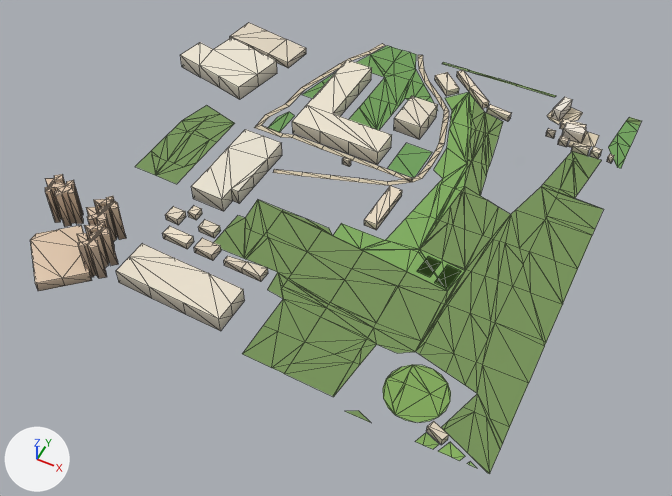
A saved change to the glTF model public/assets/bengaluru-region-v1/tiles/t29_-3-l1.glb.
Both versions are drawn from a camera (50 mm lens) standing at (15054.0, -1894.0, 702.0) and looking at (14761.0, -1308.0, -30.0). The lights are fixed; the arrows at lower left show +X, +Y and +Z. The picture after the commit comes second. Mesh edges are drawn as thin lines. Vertices at exactly the same position are counted once.

Script lines for the objects in view, before the commit:
```python
me_building = bpy.data.meshes.new('building')
me_building.from_pydata(...)  # 508 vertices, 697 faces; spans x -28.0..489.0, y -11.0..488.0, z 0.0..45.0
me_building.materials.append(mat_building)
me_ground = bpy.data.meshes.new('ground')
me_ground.from_pydata(...)  # 498 vertices, 624 faces; spans x 23.0..500.0, y 0.0..501.0, z 1.0
me_ground.materials.append(mat_ground)
ob_building = bpy.data.objects.new('building', me_building)
ob_building.location = (14500.0, -1500.0, 0.0)
ob_ground = bpy.data.objects.new('ground', me_ground)
ob_ground.location = (14500.0, -1500.0, 0.0)
```
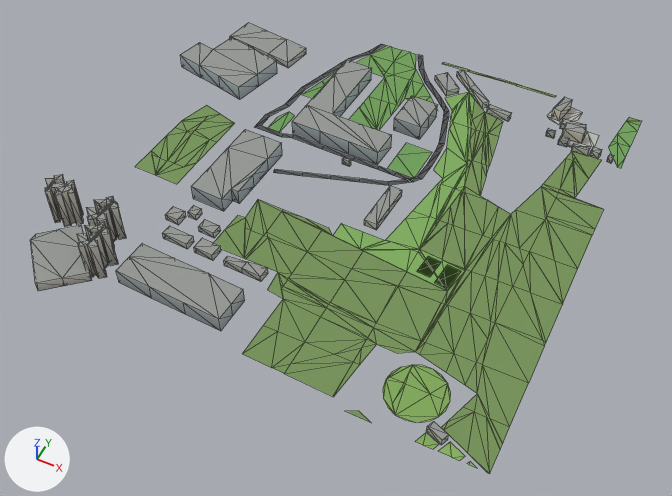
Pixel boxes [x1, y1, x2, y2] of what changed, in the pictures (672 x 496 px; the box of a moved part takes in the faces that stretch with it):
part 1 of me_building, recoloured: [30, 23, 614, 443] in both
part 2 of me_ground, moved or reshaped: before [254, 46, 449, 185]; after [255, 45, 449, 185]
part 3 of me_ground, recoloured: [377, 44, 599, 181] in both

Patch to the scene script:
```diff
--- a/public/assets/bengaluru-region-v1/tiles/t29_-3-l1.glb.py
+++ b/public/assets/bengaluru-region-v1/tiles/t29_-3-l1.glb.py
@@ me_building @@
 # used by ob_building; location = (14500.0, -1500.0, 0.0)
-me_building.from_pydata(...)  # 508 vertices, 697 faces; spans x -28.0..489.0, y -11.0..488.0, z 0.0..45.0
+me_building.from_pydata(...)  # 508 vertices, 886 faces; spans x -28.0..489.0, y -11.0..488.0, z 0.0..45.0
+# me_building part 1: 697 kept faces spanning x -28.0..489.0, y -11.0..488.0, z 0.0..45.0 get new vertex colours
 me_building.materials.append(mat_building)
@@ me_ground @@
 # used by ob_ground; location = (14500.0, -1500.0, 0.0)
-me_ground.from_pydata(...)  # 498 vertices, 624 faces; spans x 23.0..500.0, y 0.0..501.0, z 1.0
+me_ground.from_pydata(...)  # 498 vertices, 624 faces; spans x 23.0..500.0, y 0.0..500.0, z 1.0
+# me_ground part 2: 70 of 498 vertices moved; they spanned x 108.0..314.0, y 235.0..501.0, z 1.0 and now span x 108.0..314.0, y 235.0..500.0, z 1.0; mean shift (0.0, 0.0, 0.0); largest move (113.0, 297.0, 1.0) -> (108.0, 291.0, 1.0)
+# me_ground part 3: 16 kept faces spanning x 168.0..464.0, y 289.0..500.0, z 1.0 get new vertex colours; the middle colour goes from beige #ddd0b6 to grey #bbbcb5
 me_ground.materials.append(mat_ground)
```
